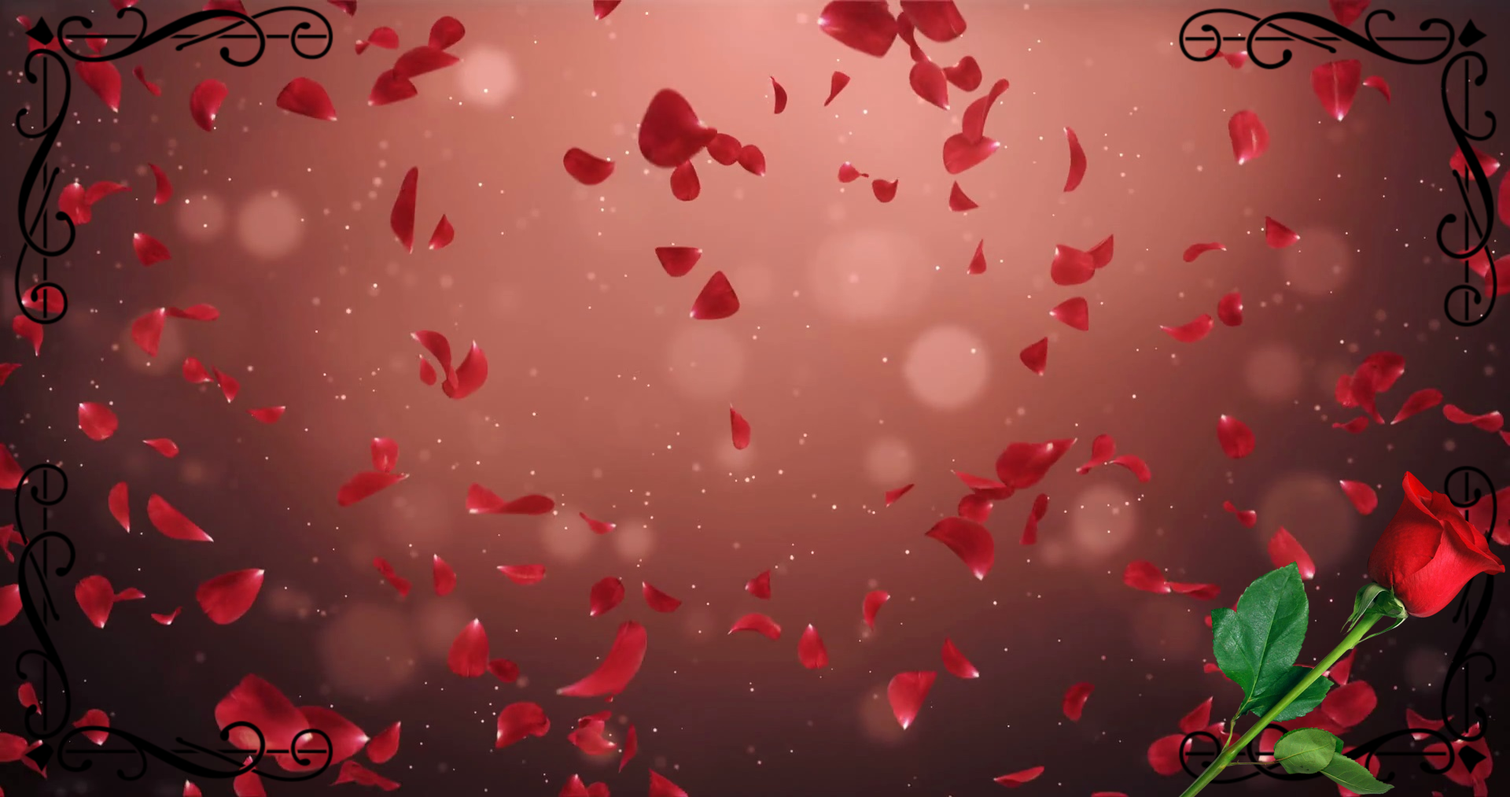
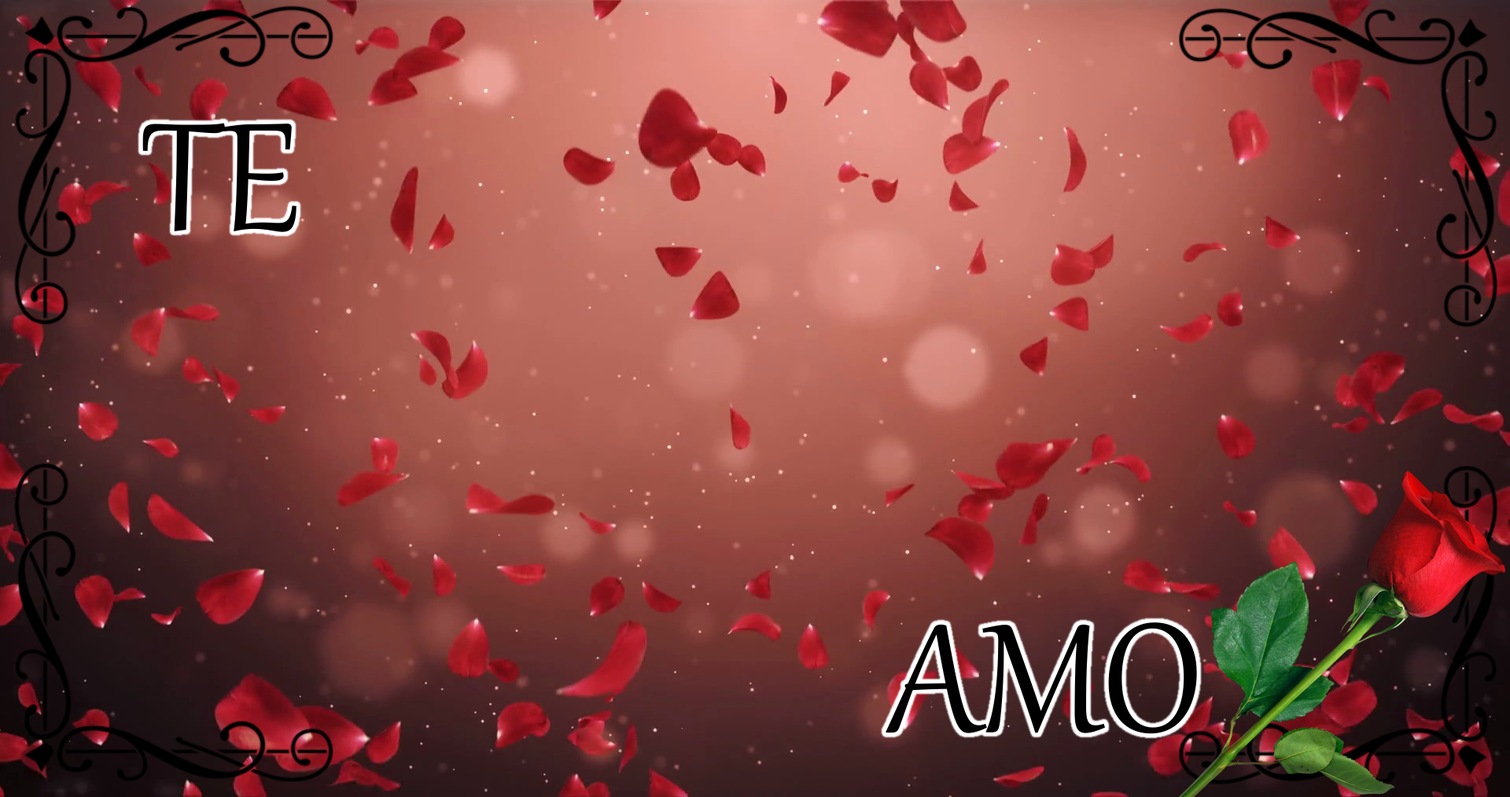
Two versions of the same layered image (1510x797). Layer-by-layer changes:
added layer "AMO" above "Capa #1" over (885, 622, 1198, 734)
added layer "Capa #1" above "TE" over (880, 616, 1203, 740)
added layer "TE" above "Capa" over (142, 122, 297, 233)
added layer "Capa" above "Copia de frame.png" over (136, 117, 303, 238)
